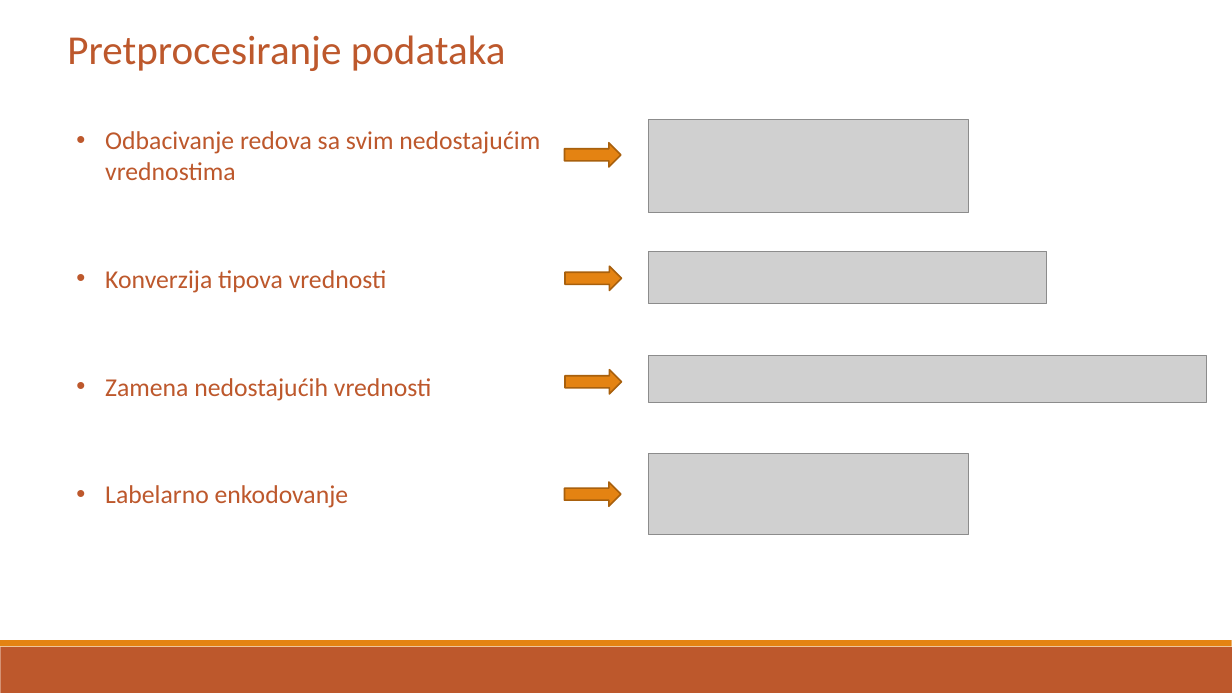
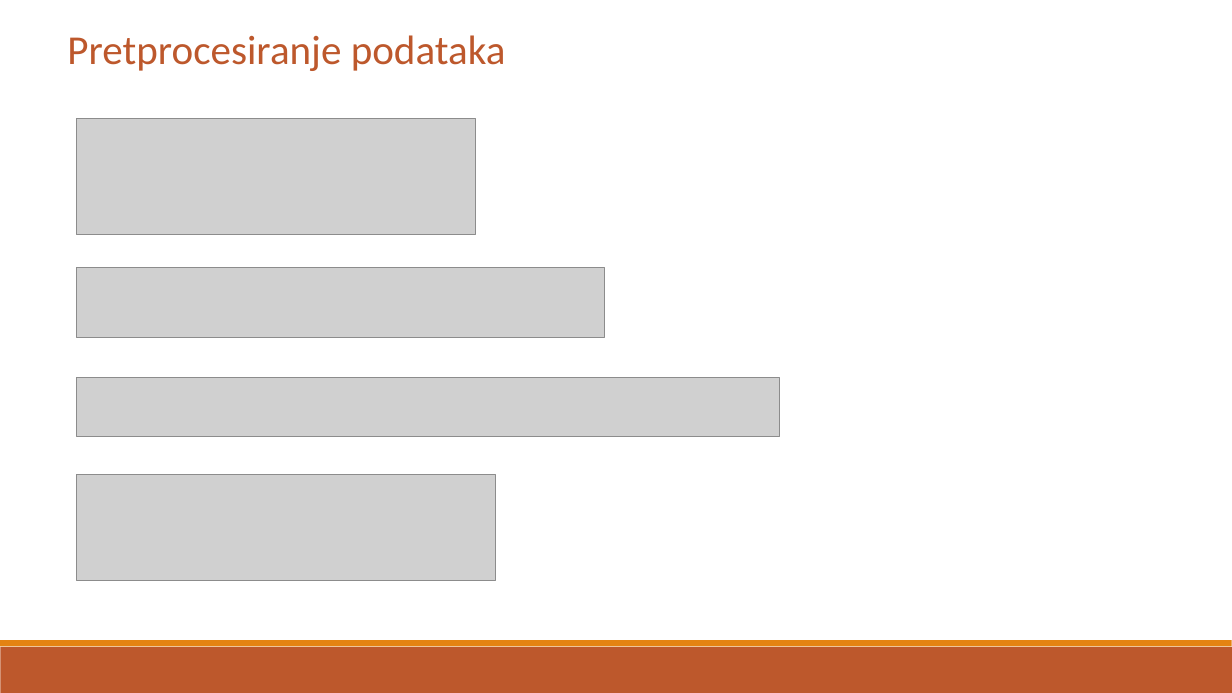
Before and after one commit to Toma1997/Credit-Risk-Prediction-in-Distribution-Network, a slide deck: slide 5 of docs/Prezentacija diplomskog rada.pptx. Drawn at 1232x693 pixels with LibreOffice and Linux fonts; fonts in the diff are those of the drawing; grey boxes stand for pictures. Boxes give left, top, right and bottom in pixels: in the first picture for what was removed or moved away, otherwise in the second. Text is boxed around its words. In the diff, an @@ line names an element or a change of style, - is before the commit and + after.

Commit message:
Improved presentation again

```diff
--- a/docs/Prezentacija diplomskog rada.pptx
+++ b/docs/Prezentacija diplomskog rada.pptx
@@ picture: place and size @@
-picture at [648, 119, 969, 213]
+picture at [77, 118, 476, 235]
@@ text removed at [105, 131, 540, 508] @@
-• Odbacivanje redova sa svim nedostajućim vrednostima
-• Konverzija tipova vrednosti
-• Zamena nedostajućih vrednosti
-• Labelarno enkodovanje
@@ right arrow removed at [565, 143, 621, 167] @@
@@ picture: place and size @@
-picture at [648, 251, 1047, 304]
+picture at [77, 268, 604, 337]
@@ right arrow removed at [566, 266, 622, 290] @@
@@ picture: place and size @@
-picture at [648, 356, 1207, 403]
+picture at [77, 378, 780, 437]
@@ right arrow removed at [566, 370, 622, 394] @@
@@ picture: place and size @@
-picture at [648, 454, 969, 535]
+picture at [77, 474, 495, 580]
@@ right arrow removed at [565, 482, 621, 506] @@
```
Also in this commit, not shown: 1 slide added, 1 slide removed.
